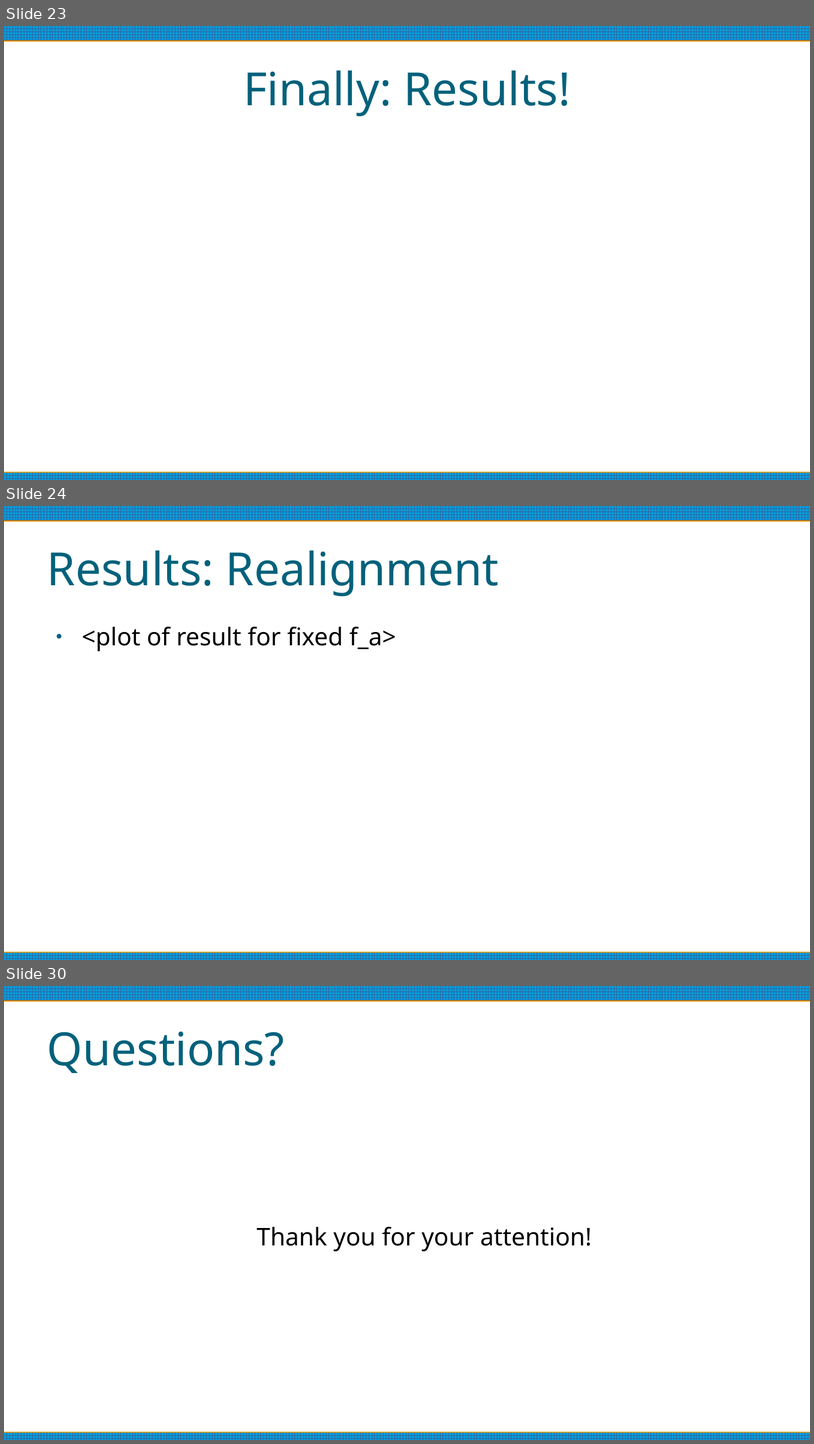
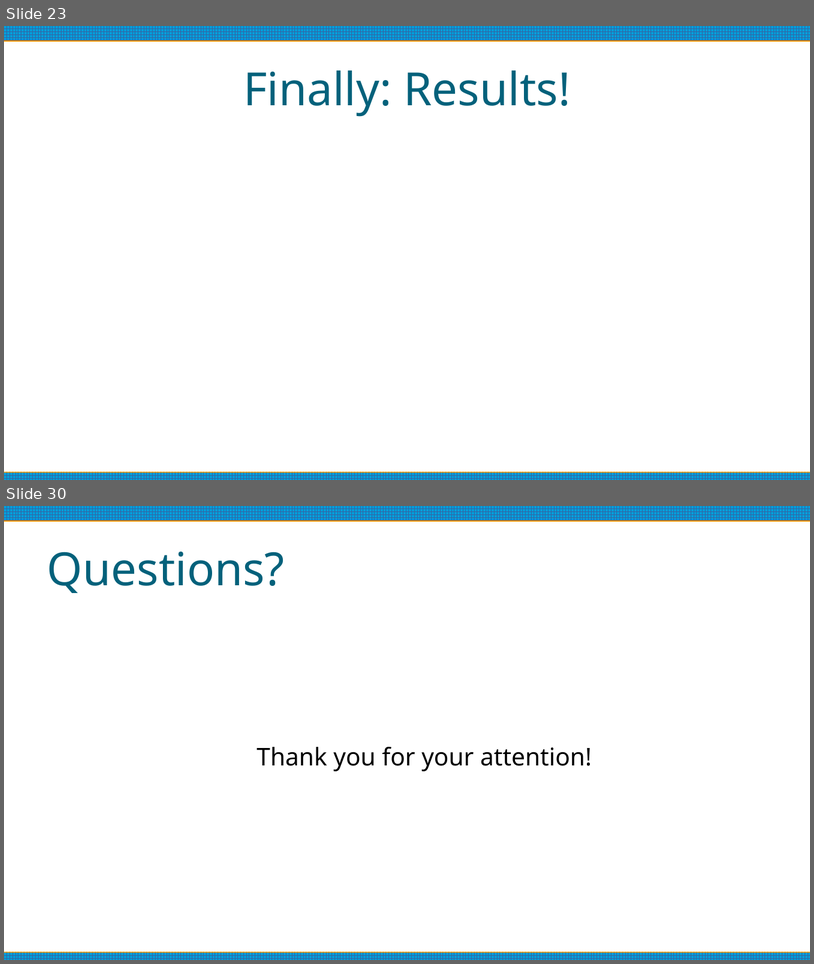
Before and after one commit to anna-jana/masters-project, a slide deck: reports/thesis-talk/presentation.odp. Shown one above the other, each under a label of ours: slides 23, 24 and 30 before the commit, slides 23 and 30 after it; the slides between them are not shown. The pictures are 814x1444 and 814x964 pixels, drawn with LibreOffice and Linux fonts; fonts in the diff are those of the drawing. Boxes give left, top, right and bottom in pixels: in the first picture for what was removed or moved away, otherwise in the second. Text is boxed around its words. In the diff, an @@ line names an element or a change of style, - is before the commit and + after.

```diff
--- a/reports/thesis-talk/presentation.odp
+++ b/reports/thesis-talk/presentation.odp
@@ slide 24 removed at bbox=[4, 506, 810, 960], background #FFFFFF; not listed: 2 template elements that a slide beside it also shows @@
@@ title removed at bbox=[47, 550, 499, 597] @@
-Results: Realignment
@@ text removed at bbox=[82, 627, 396, 651] @@
-● <plot of result for fixed f_a>
```
Also in this commit, not shown: 7 slides changed, 2 slides added, 1 other slide removed, 1 other file.
